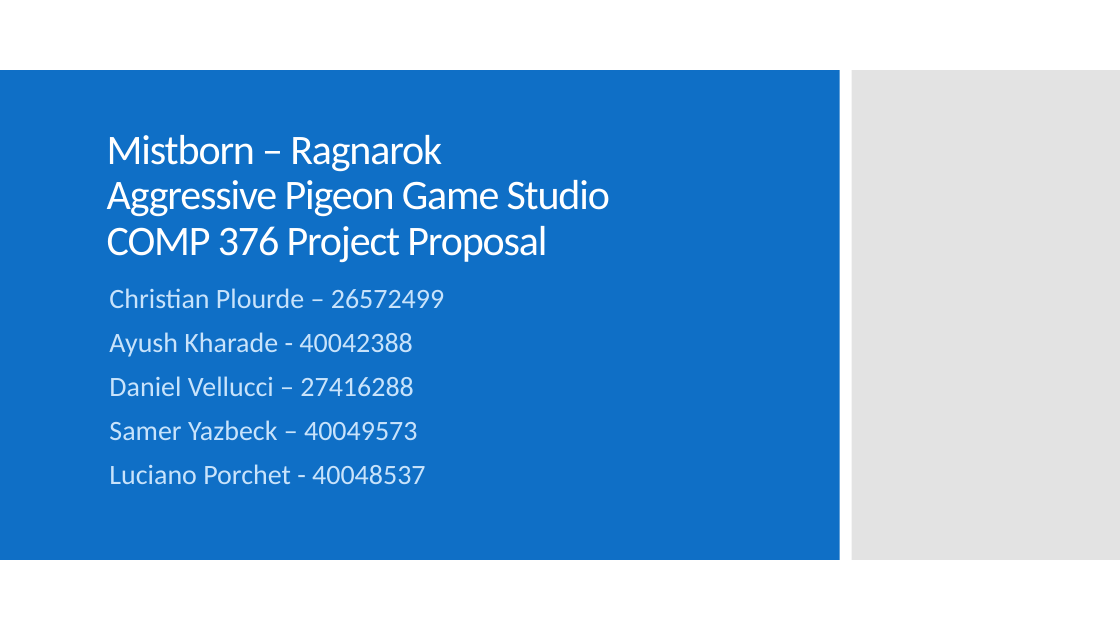
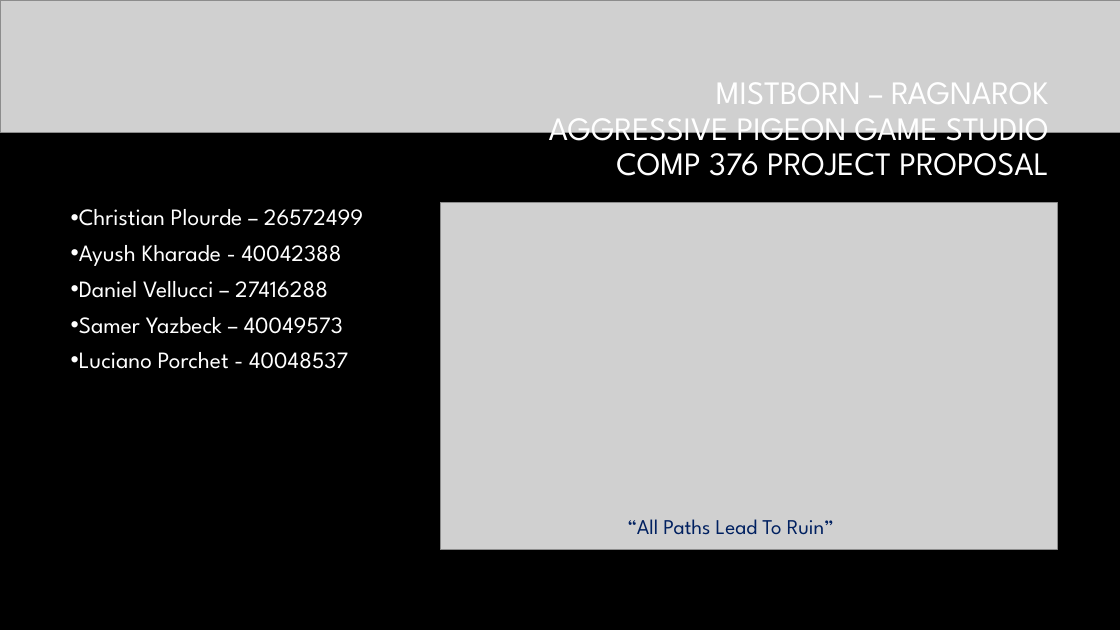
Before and after one commit to christian-plourde/COMP376-Project, a slide deck: slide 1 of Proposal/Proposal_Presentation.pptx. Drawn at 1120x630 pixels with LibreOffice and Linux fonts; fonts in the diff are those of the drawing; grey boxes stand for pictures; background and template pictures are left out. Boxes give left, top, right and bottom in pixels: in the first picture for what was removed or moved away, otherwise in the second. Text is boxed around its words. In the diff, an @@ line names an element or a change of style, - is before the commit and + after.

Commit message:
added title intro and story slides

```diff
--- a/Proposal/Proposal_Presentation.pptx
+++ b/Proposal/Proposal_Presentation.pptx
@@ background #FFFFFF to #000000 @@
@@ picture added at (0,0,1120,133) @@
@@ rectangle removed at (0,70,840,560) @@
@@ title "MISTBORN – RAGNAROK AGGRESSIVE PIGEON ..." at (549,82,1049,176): vertical alignment bottom to middle @@
@@ title at (549,82,1049,176): text changed; size 36 to 28 pt; font Calibri to League Spartan @@
-Mistborn – Ragnarok
-Aggressive Pigeon Game Studio
-COMP 376 Project Proposal
+MISTBORN – RAGNAROK
+AGGRESSIVE PIGEON GAME STUDIO
+COMP 376 PROJECT PROPOSAL
@@ rectangle removed at (852,70,1120,560) @@
@@ subtitle "Christian Plourde – 26572499": place and size @@
-subtitle "Christian Plourde – 26572499" at (109,288,444,484)
+subtitle "Christian Plourde – 26572499" at (79,209,363,369)
@@ subtitle "Christian Plourde – 26572499" at (79,209,363,369): size 24 to 20 pt, font Calibri to League Spartan, text colour #C8E3FB to #FFFFFF; bullet none to •; less space between paragraphs @@
@@ picture added at (440,202,1057,549) @@
@@ text added at (627,519,834,535), 18 pt, text #002060 @@
+“All Paths Lead To Ruin”
```
Also in this commit, not shown: 2 slides added.
